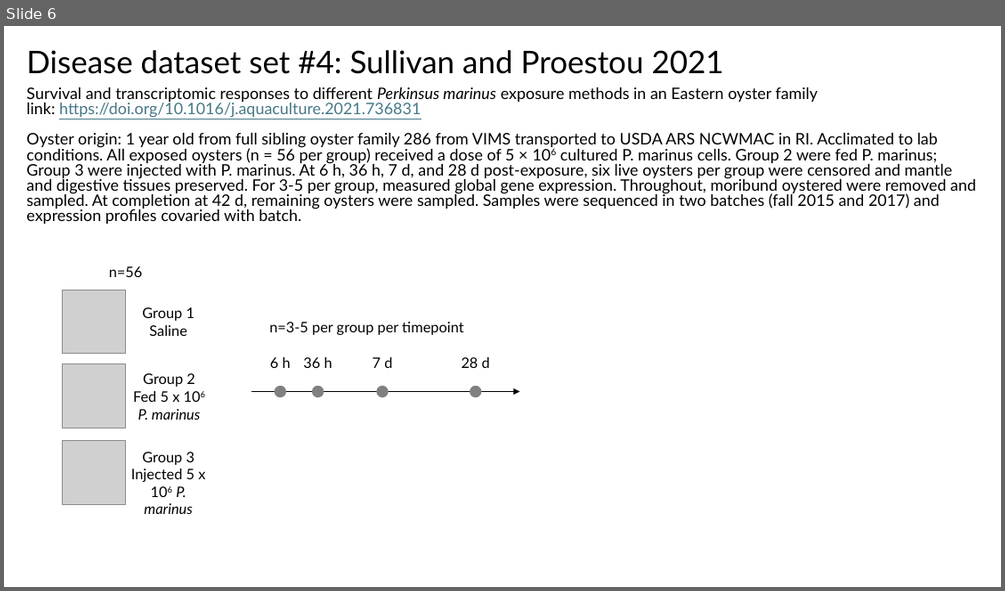
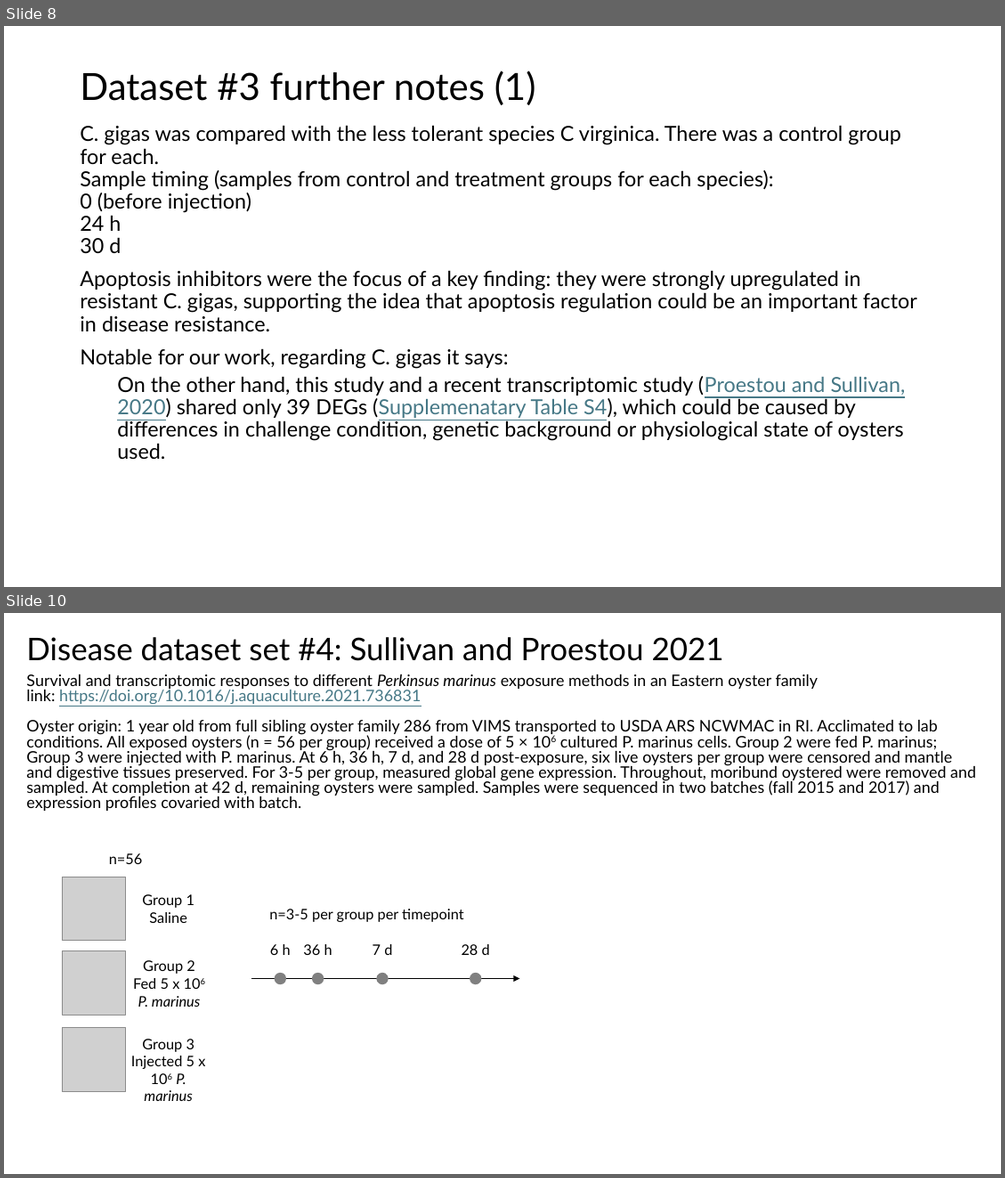
Before and after one commit to Resilience-Biomarkers-for-Aquaculture/Cvirg_Pmarinus_RNAseq, a slide deck: analysis_ideas.pptx. Shown one above the other, each under a label of ours: slide 6 before the commit, slides 8 and 10 after it; the slides between them are not shown. The pictures are 1005x591 and 1005x1178 pixels, drawn with LibreOffice and Linux fonts; fonts in the diff are those of the drawing; grey boxes stand for pictures. Boxes give left, top, right and bottom in pixels: in the first picture for what was removed or moved away, otherwise in the second. Text is boxed around its words. In the diff, an @@ line names an element or a change of style, - is before the commit and + after.

```diff
--- a/analysis_ideas.pptx
+++ b/analysis_ideas.pptx
@@ slide 8 added at [4, 26, 1001, 587], background #FFFFFF @@
@@ title added at [80, 70, 536, 105], 36 pt, text #000000 @@
+Dataset #3 further notes (1)
@@ text added at [80, 125, 917, 459], 20 pt, text #000000 @@
+C. gigas was compared with the less tolerant species C virginica. There was a control group for each.
+Sample timing (samples from control and treatment groups for each species):
+0 (before injection)
+24 h
+30 d
+Apoptosis inhibitors were the focus of a key finding: they were strongly upregulated in resistant C. gigas, supporting the idea that apoptosis regulation could be an important factor in disease resistance.
+Notable for our work, regarding C. gigas it says:
+  On the other hand, this study and a recent transcriptomic study (Proestou and Sullivan, 2020) shared only 39 DEGs (Supplemenatary Table S4), which could be caused by differences in challenge condition, genetic background or physiological state of oysters used.
@@ what was slide 6 is now slide 10 @@
```
Also in this commit, not shown: 5 other slides added.
